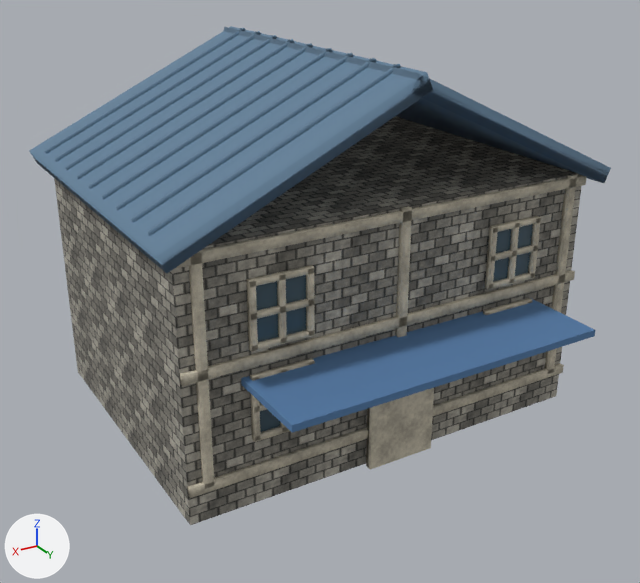
Renders of the glTF model game/voxario/Eryndor/Assets/Models/valoria/house_blue.glb from each side of a commit.
Rendered twice from a camera (50 mm lens) standing at (12.28, 21.01, 13.56) and looking at (0.5, 1.38, 3.74). Lighting does not change. The marker at lower left points along +X, +Y and +Z. The older version comes first. Vertices at exactly the same position are counted once.

Objects in the first picture: 'house_blue'.
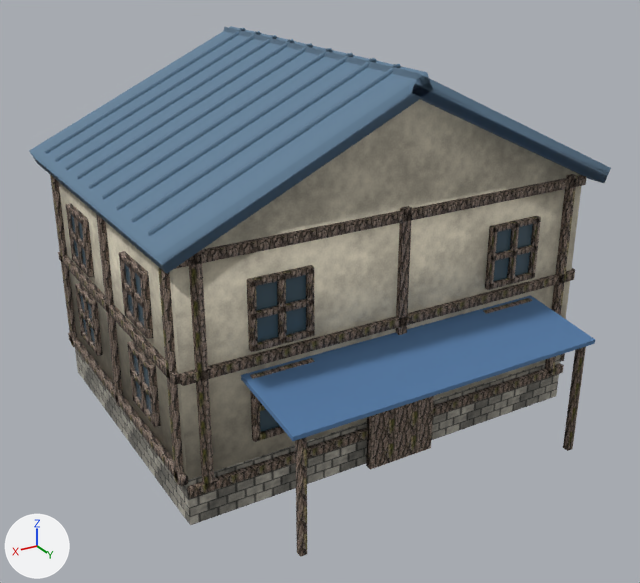
Patch to the scene script:
```diff
--- a/game/voxario/Eryndor/Assets/Models/valoria/house_blue.glb.py
+++ b/game/voxario/Eryndor/Assets/Models/valoria/house_blue.glb.py
@@ img_image_5 @@
+img_image_5 = load_image('Image_5', '_unpacked/Image_5', 512, 512, 'Non-Color')
@@ img_image_4 @@
+img_image_4 = load_image('Image_4', '_unpacked/Image_4', 512, 512, 'Non-Color')
@@ img_image_6 @@
+img_image_6 = load_image('Image_6', '_unpacked/Image_6', 512, 512, 'sRGB')
@@ mat_wood @@
 n4 = _N.new('ShaderNodeTexImage'); n4.name = 'Image Texture'
-n4.image = img_image_3
+n4.image = img_image_6
 _L.new(n0.outputs[0], n1.inputs[0])  # 'BSDF' to 'Surface'
@@ mat_weathered_plaster @@
+mat_weathered_plaster = bpy.data.materials.new('weathered plaster')
+# uses the picture img_image_3
+# uses the picture img_image_4
+# uses the picture img_image_5
@@ me_house_blue @@
 # used by ob_house_blue; location = (0.0, 0.0, 0.0)
-me_house_blue.from_pydata(...)  # 456 vertices, 684 faces; spans x -6.5..6.5, y -5.0..6.9, z 0.0..10.3
+me_house_blue.from_pydata(...)  # 1026 vertices, 1538 faces; spans x -6.5..6.5, y -5.0..6.95, z 0.0..10.3
+# me_house_blue part 1: the loose piece of 8 vertices spanning x -4.5..4.5, y 4.5..6.9, z 3.41..3.59 is rebuilt with 8 vertices and now spans x -4.5..4.5, y 4.35..6.95, z 3.21..3.69
+# me_house_blue part 2: 328 vertices added at x -6.07..6.15, y -4.5..6.84, z 0.0..6.92
+# me_house_blue part 3: 1 vertex added at x 0.0, y 4.5, z 9.95
+# me_house_blue part 4: 2 faces spanning x -6.0..6.0, y -4.5..4.5, z 7.0 switch from mat_weathered_stone to mat_weathered_plaster
+# other edits to the shape of me_house_blue do not show in these pictures
 me_house_blue.materials.append(mat_wood)
```

Changed parts and their boxes [x1, y1, x2, y2] in the pictures (640 x 583 px):
'house_blue', surface changed, reshaped (6% taller)
    before: [29, 26, 611, 525]
    after: [29, 26, 611, 557]
part 1 of me_house_blue, rebuilt (9% taller)
    before: [241, 298, 595, 432]
    after: [241, 295, 595, 441]
part 2 of me_house_blue, added
    after: [50, 173, 586, 557]
part 3 of me_house_blue, added
    after: [209, 99, 576, 245]
part 4 of me_house_blue, recoloured
    before: [209, 116, 576, 245]
